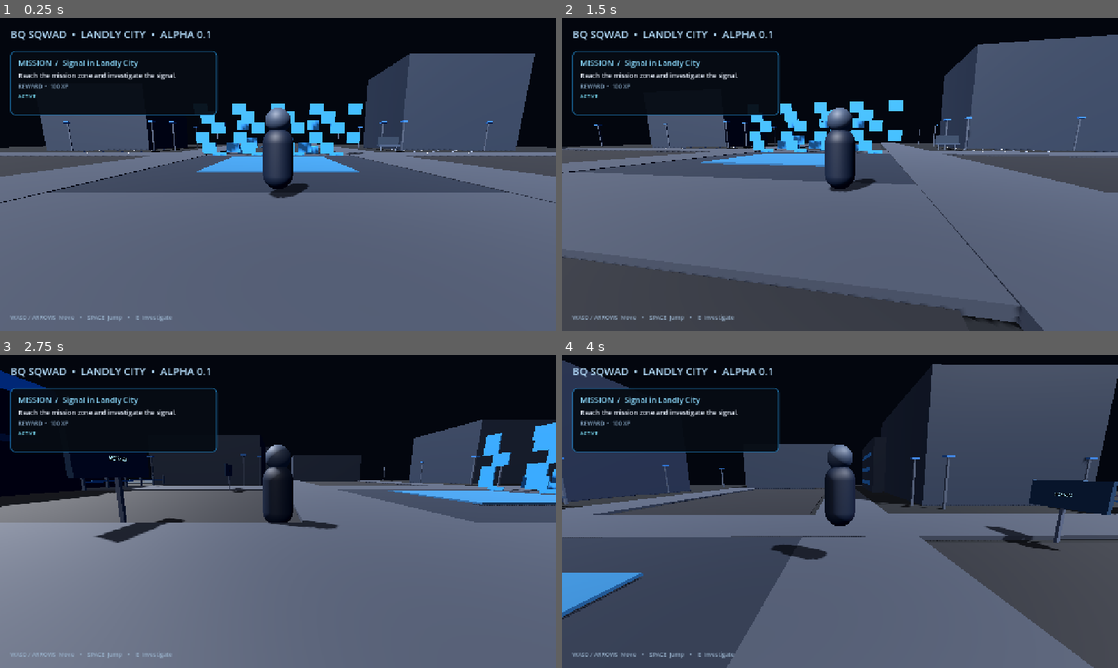
Above: before the commit, frames 1-4 (two rows, left to right).
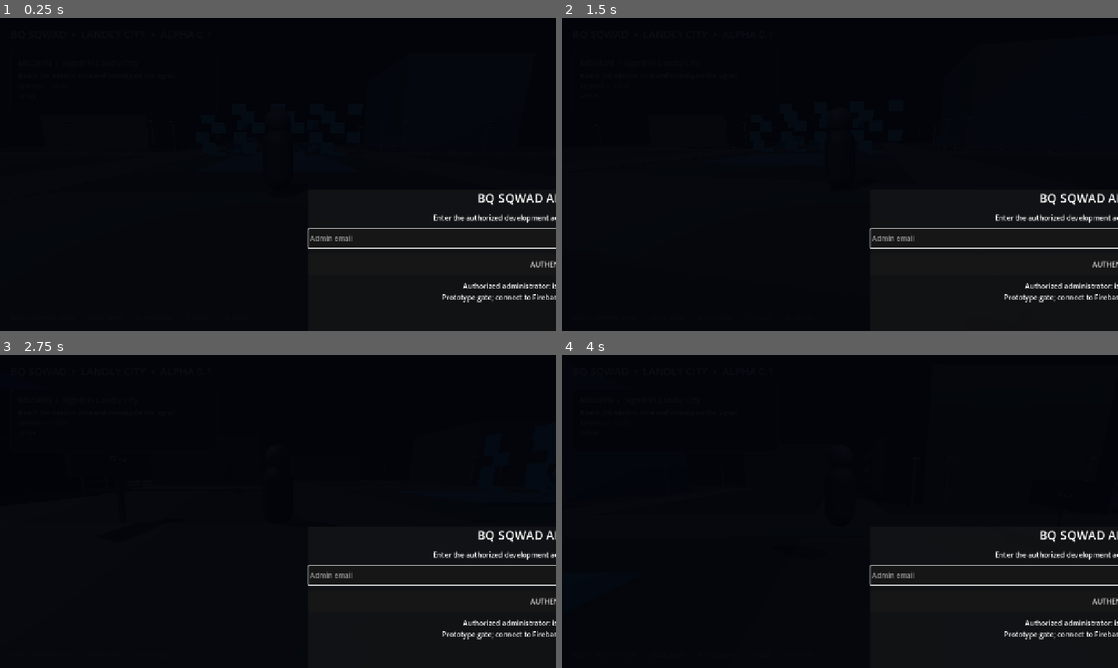
Above: after the commit, the same moments.

Repository: Bqsqwadtechnologies/Bq-sqwad-game-
Game: Godot game, scene res://scenes/main.tscn
Same seed, same stepped clock (60 frames per second), same inputs: the game is played once before the commit and once after it.
Inputs:
- Up to frame 1 (0.25 s): no input
- Up to frame 2 (1.5 s): tap Enter at 0.5 s; hold D (move_right) 0.53-1.28 s; tap F (attack) at 0.6 s; tap Space (jump) at 0.77 s; hold S (move_back) from 1.28 s (still down); tap E (interact) at 1.35 s
- Up to frame 3 (2.75 s): tap Space (jump) at 1.52 s; release S (move_back) at 2.03 s; hold D (move_right) from 2.03 s (still down); tap F (attack) at 2.1 s
- Up to frame 4 (4 s): release D (move_right) at 2.78 s; hold W (move_forward) 2.78-3.53 s; tap E (interact) at 2.85 s; tap Space (jump) at 3.02, 3.77 s; hold A (move_left) from 3.53 s (still down); tap F (attack) at 3.6 s

The runs differ from the first frame. In frame 1, 72% of the frame differs, in the area x 0-100%, y 4-100%; in frame 2, 74%; in frame 3, 68%; in frame 4, 78%, in the area x 0-100%, y 1-100%.

Commit message:
connect admin command center to Landly City main scene

Diff:
--- a/scenes/main.tscn
+++ b/scenes/main.tscn
@@ -1,10 +1,11 @@
-[gd_scene load_steps=10 format=3]
+[gd_scene load_steps=11 format=3]
 
 [ext_resource type="Script" path="res://scripts/main.gd" id="1_main"]
 [ext_resource type="PackedScene" path="res://scenes/player.tscn" id="2_player"]
 [ext_resource type="Script" path="res://scripts/mission_system.gd" id="3_mission"]
 [ext_resource type="Script" path="res://scripts/mission_hud.gd" id="4_hud"]
 [ext_resource type="PackedScene" path="res://scenes/enemy_prototype.tscn" id="5_enemy"]
+[ext_resource type="PackedScene" path="res://scenes/admin_dashboard.tscn" id="6_admin"]
 
 [sub_resource type="Environment" id="Environment_main"]
 background_mode = 1
@@ -105,10 +106,12 @@
 offset_bottom = 708.0
 theme_override_colors/font_color = Color(0.6, 0.7, 0.8, 0.9)
 theme_override_font_sizes/font_size = 13
-text = "WASD / ARROWS  Move    •    SPACE  Jump    •    E  Investigate"
+text = "WASD / ARROWS  Move    •    SPACE  Jump    •    E  Investigate    •    F  Attack    •    F8  Admin"
 
 [node name="FloorMarker" type="StaticBody3D" parent="."]
 position = Vector3(0, -0.05, 8)
 
 [node name="CollisionShape3D" type="CollisionShape3D" parent="FloorMarker"]
 shape = SubResource("SpawnFloor")
+
+[node name="AdminDashboard" parent="." instance=ExtResource("6_admin")]
